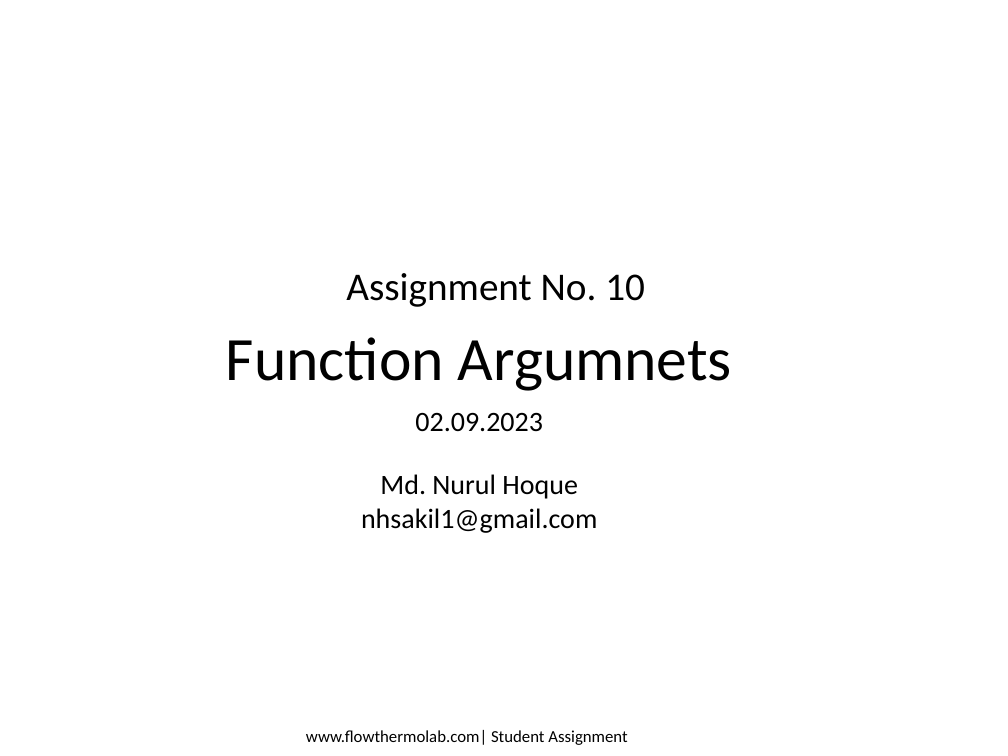
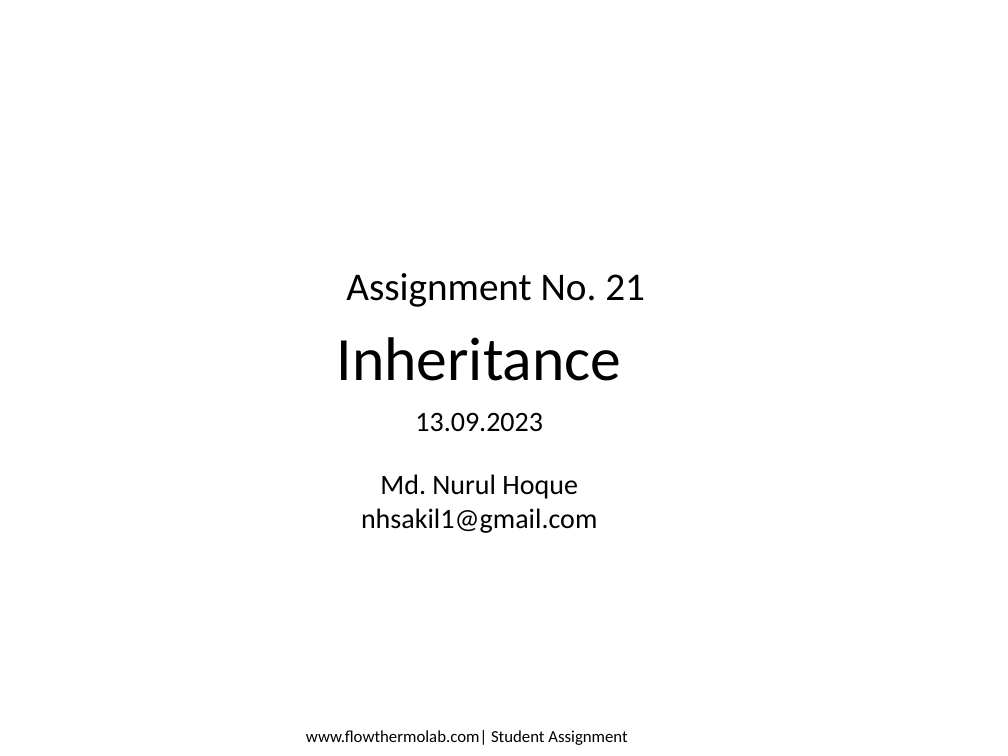
Before and after one commit to nhsakil/Python_Scientific, a slide deck: slide 1 of Assignment_Template_coding.pptx. Drawn at 1008x756 pixels with LibreOffice and Linux fonts; fonts in the diff are those of the drawing; background and template pictures are left out. Boxes give left, top, right and bottom in pixels: in the first picture for what was removed or moved away, otherwise in the second. Text is boxed around its words. In the diff, an @@ line names an element or a change of style, - is before the commit and + after.

```diff
--- a/Assignment_Template_coding.pptx
+++ b/Assignment_Template_coding.pptx
@@ text at (346,273,645,307): text changed @@
-Assignment No. 10
+Assignment No. 21
@@ text at (337,337,622,381): text changed @@
-Function Argumnets
+Inheritance
@@ text at (415,412,543,432): text changed @@
-02.09.2023
+13.09.2023
```
Also in this commit, not shown: 3 other slides changed, 8 other files.
